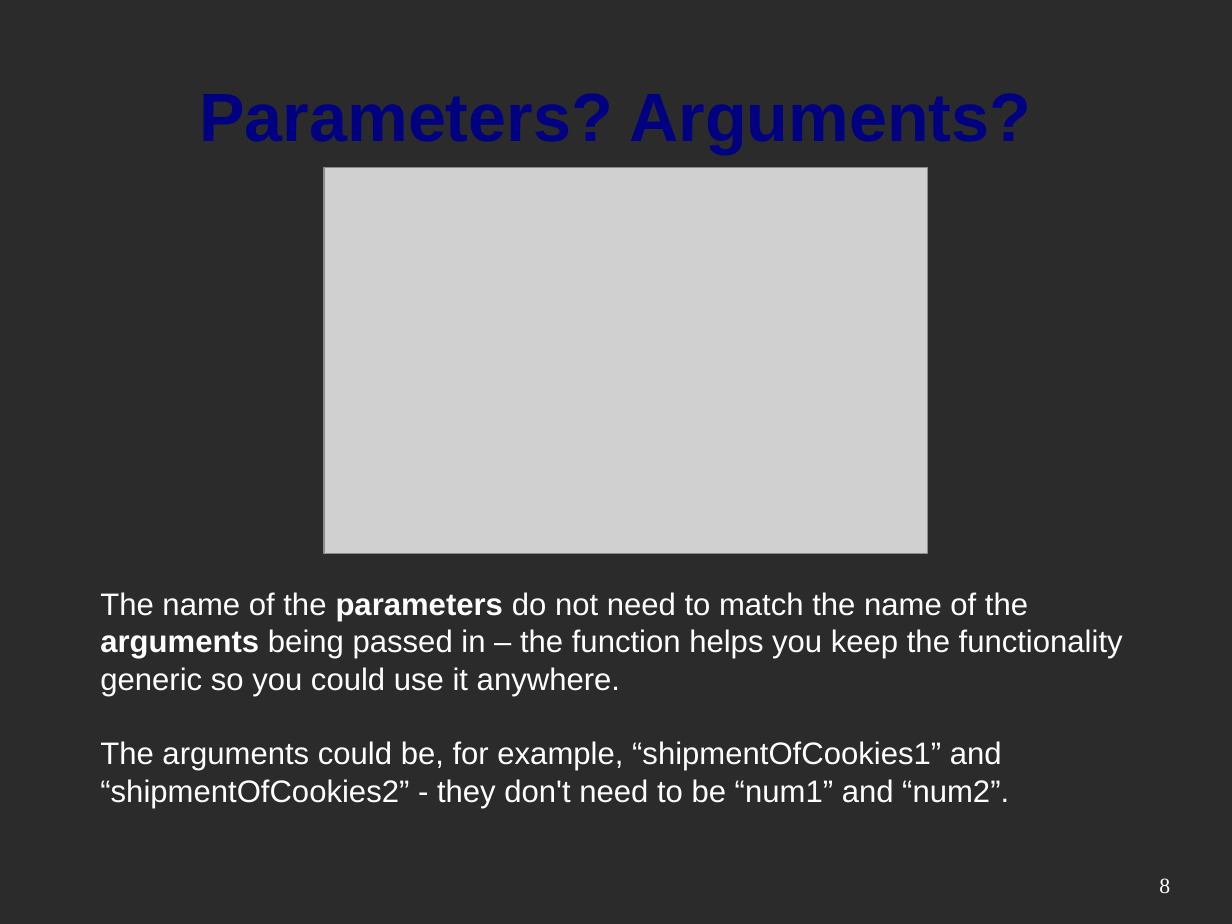
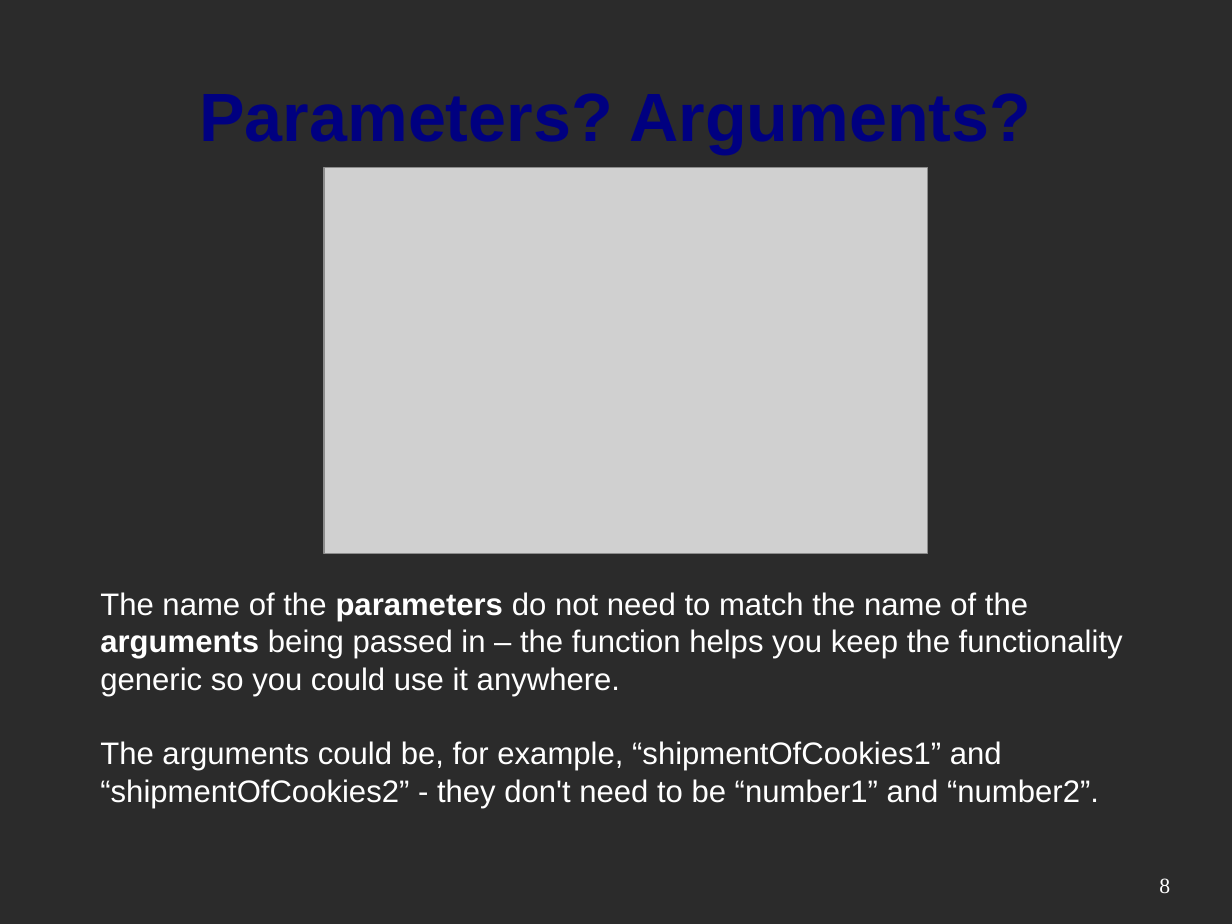
Before and after one commit to mactwist555/CPP-Course, a slide deck: slide 8 of Week 02/1 Function Basics.odp. Drawn at 1232x924 pixels with LibreOffice and Linux fonts; fonts in the diff are those of the drawing; grey boxes stand for pictures; background and template pictures are left out; a plain dark background stands for a picture behind light text. Boxes give left, top, right and bottom in pixels: in the first picture for what was removed or moved away, otherwise in the second. Text is boxed around its words. In the diff, an @@ line names an element or a change of style, - is before the commit and + after.

```diff
--- a/Week 02/1 Function Basics.odp
+++ b/Week 02/1 Function Basics.odp
@@ text at (x1=100, y1=741, x2=1099, y2=808): text changed @@
-The arguments could be, for example, “shipmentOfCookies1” and “shipmentOfCookies2” - they don't need to be “num1” and “num2”.
+The arguments could be, for example, “shipmentOfCookies1” and “shipmentOfCookies2” - they don't need to be “number1” and “number2”.
```
Also in this commit, not shown: 1 other slide changed, 7 other files.
